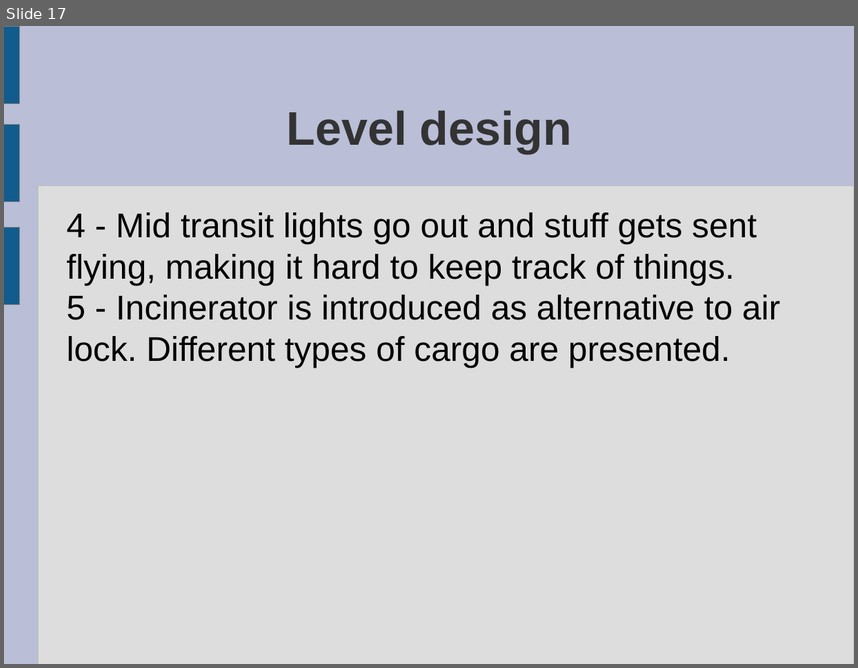
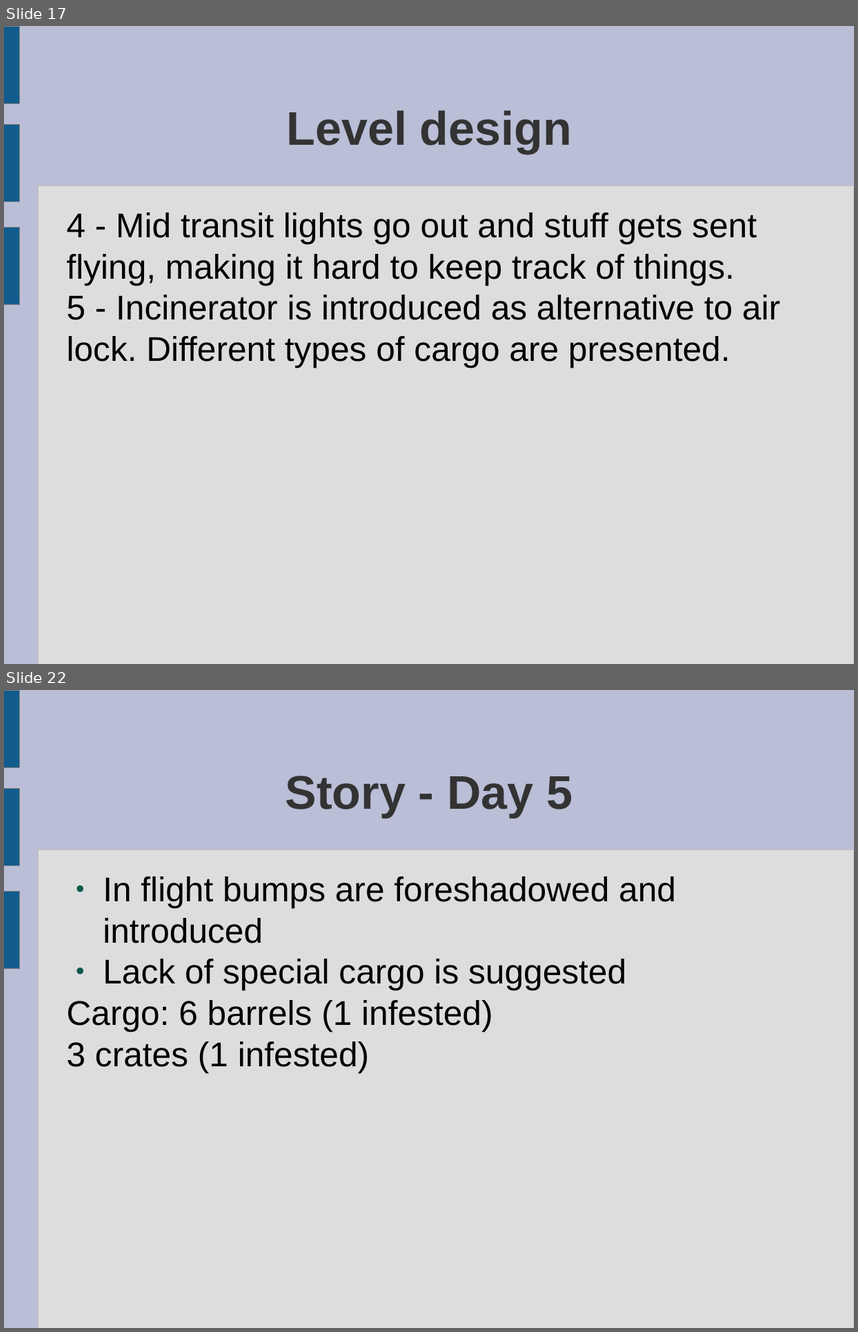
Before and after one commit to ktosox/GWJ67, a slide deck: da_plan.odp. Shown one above the other, each under a label of ours: slide 17 before the commit, slides 17 and 22 after it; the slides between them are not shown. The pictures are 858x668 and 858x1332 pixels, drawn with LibreOffice and Linux fonts; fonts in the diff are those of the drawing. Boxes give left, top, right and bottom in pixels: in the first picture for what was removed or moved away, otherwise in the second. Text is boxed around its words. In the diff, an @@ line names an element or a change of style, - is before the commit and + after.

```diff
--- a/da_plan.odp
+++ b/da_plan.odp
@@ slide 22 added at box(4, 690, 854, 1328), background #BABED6; not listed: 4 template elements that a slide beside it also shows @@
@@ title added at box(286, 776, 573, 818), 44 pt, text #333333, bold @@
+Story - Day 5
@@ text added at box(67, 876, 676, 1072), 32 pt, text #000000 @@
+● In flight bumps are foreshadowed and introduced
+● Lack of special cargo is suggested
+Cargo: 6 barrels (1 infested)
+3 crates (1 infested)
```
Also in this commit, not shown: 3 slides changed, 2 other slides added, 1 other file.
